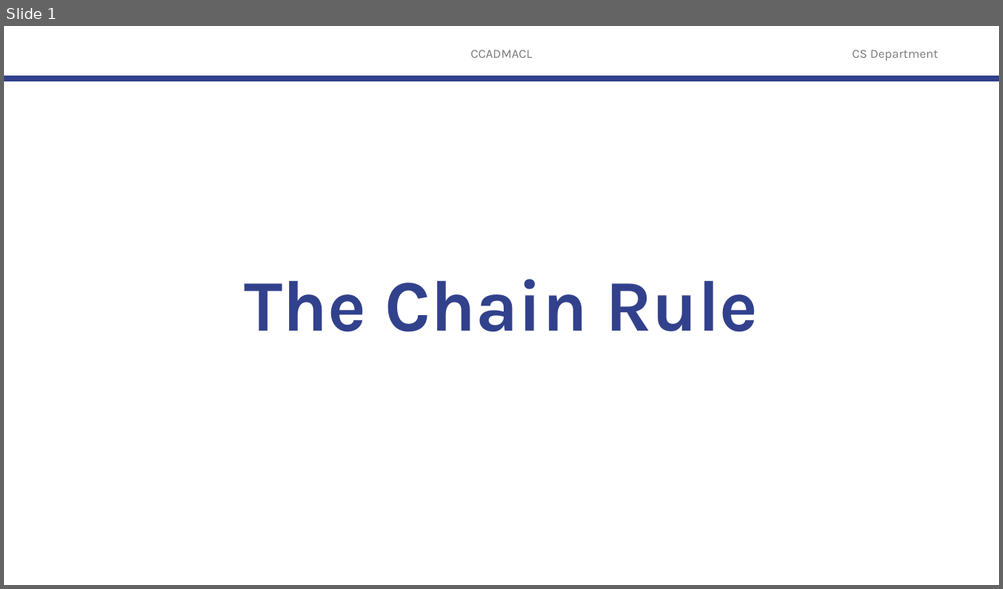
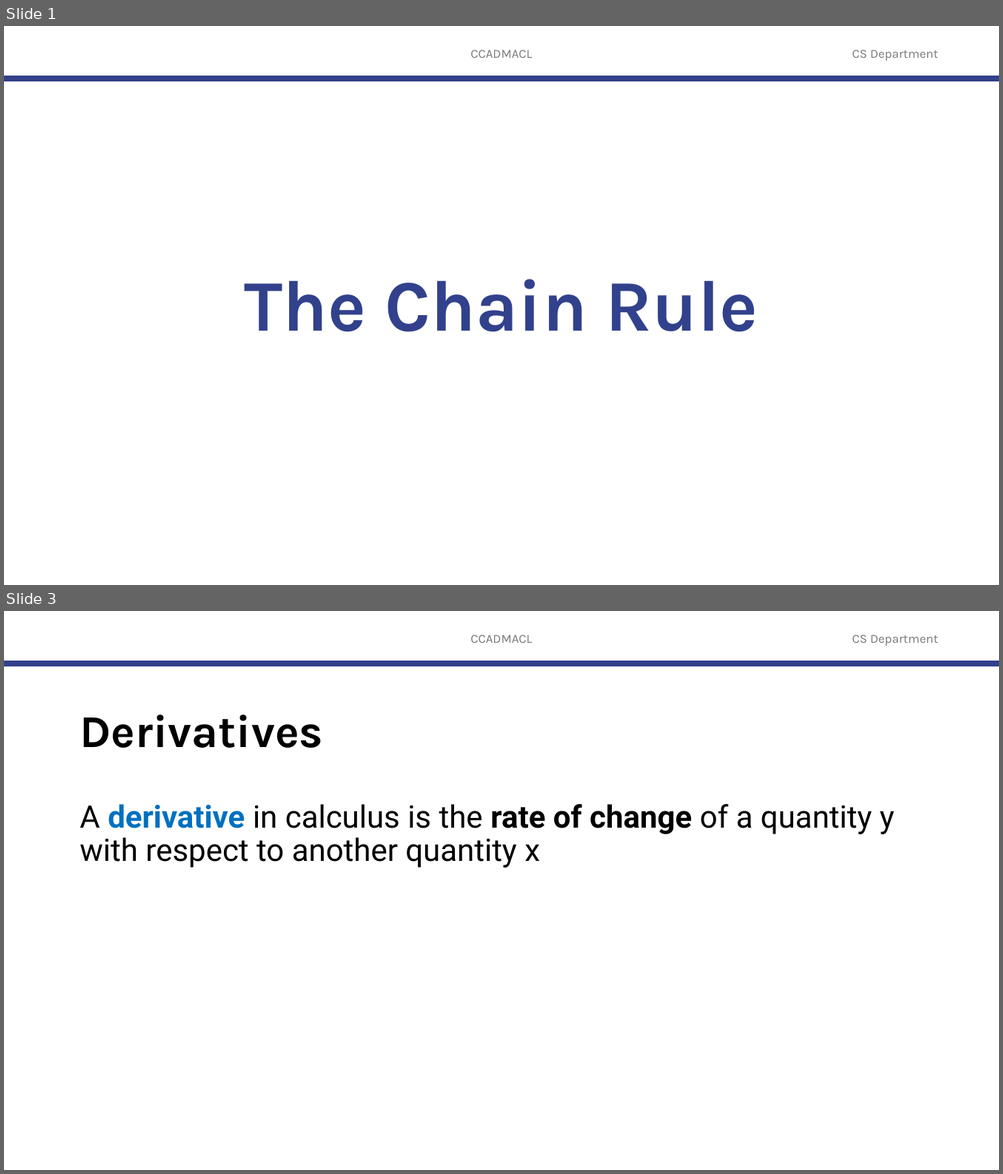
Before and after one commit to robitussin/CCDEPLRL, a slide deck: 2 - Training Neural Networks/The Chain Rule.pptx. Shown one above the other, each under a label of ours: slide 1 before the commit, slides 1 and 3 after it; the slides between them are not shown. The pictures are 1003x589 and 1003x1174 pixels, drawn with LibreOffice and Linux fonts; fonts in the diff are those of the drawing; background and template pictures are left out. Boxes give left, top, right and bottom in pixels: in the first picture for what was removed or moved away, otherwise in the second. Text is boxed around its words. In the diff, an @@ line names an element or a change of style, - is before the commit and + after.

```diff
--- a/2 - Training Neural Networks/The Chain Rule.pptx
+++ b/2 - Training Neural Networks/The Chain Rule.pptx
@@ slide 3 added at (4,611,999,1170), background #FFFFFF; not listed: 3 template elements that a slide beside it also shows @@
@@ title added at (79,715,323,748), 44 pt, text #000000, bold @@
+Derivatives
@@ text added at (79,804,894,868), 30 pt, text #000000 @@
+A derivative in calculus is the rate of change of a quantity y with respect to another quantity x
```
Also in this commit, not shown: 1 slide changed, 1 slide removed, 1 other file.
